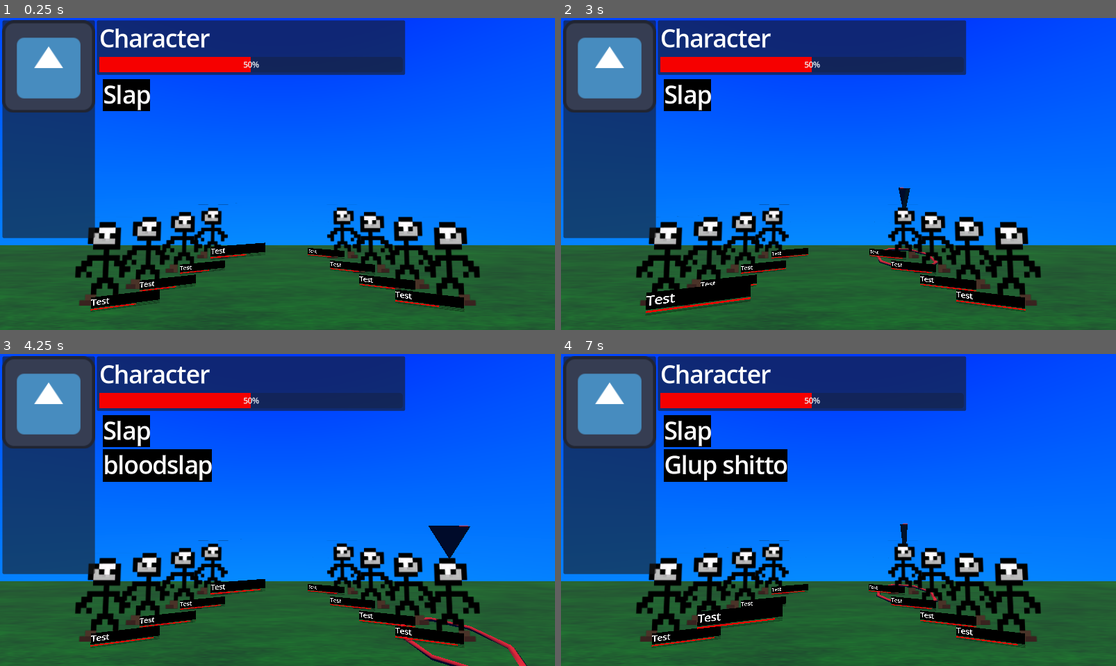
Above: before the commit, frames 1-4 (two rows, left to right).
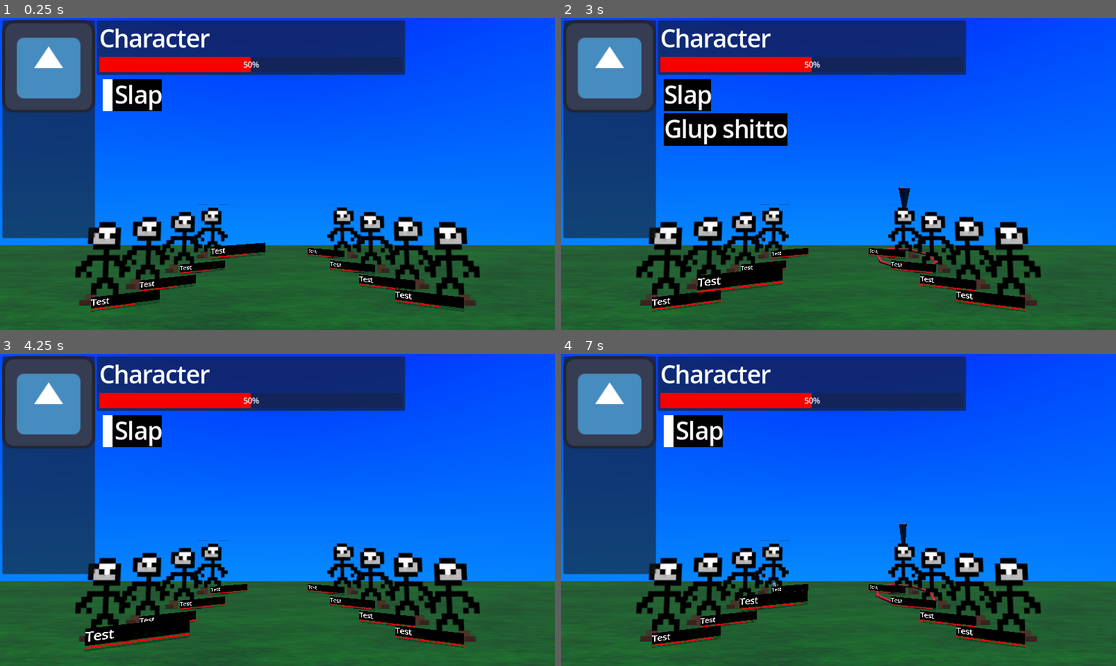
Above: after the commit, the same moments.

Repository: izzyn/MultiplayerCombatDemo
Game: Godot game, scene res://main.tscn
The game is run twice, just before and just after one commit, with the same random seed, the same clock (stepped at 60 frames per second) and the same inputs. The engine's default icon, where the game draws it, is replaced by a stand-in: a white triangle on a blue panel in a dark square.
Inputs:
- Up to frame 1 (0.25 s): no input
- Up to frame 2 (3 s): tap Enter (Confirm) at 0.5, 1.35, 2, 2.85 s; hold Down (NavigateUp) 0.53-1.28 s; hold Enter (Confirm) 0.53-1.28 s; hold Up (NavigateDown) 1.28-2.03 s; hold Enter (Confirm) 2.03-2.78 s; hold Down (NavigateUp) from 2.03 s (still down)
- Up to frame 3 (4.25 s): tap Enter (Confirm) at 3.5 s; release Down (NavigateUp) at 3.53 s; hold Up (NavigateDown) from 3.53 s (still down); hold Enter (Confirm) from 3.53 s (still down); tap Escape (Escape) at 4.15 s
- Up to frame 4 (7 s): release Enter (Confirm) at 4.28 s; tap Enter (Confirm) at 4.35, 5.85, 6.5 s; hold Enter (Confirm) 5.03-5.78 s; release Up (NavigateDown) at 5.78 s; hold Down (NavigateUp) from 5.78 s (still down); hold Enter (Confirm) from 6.53 s (still down)

The runs differ from the first frame. In frame 1, 0.6% of the frame differs, in the area x 18-30%, y 19-30%; in frame 2, 3.6%; in frame 3, 4.6%, in the area x 15-95%, y 19-100%; in frame 4, 3.9%.

Commit message:
fixed a TON of ui bugs, there are bound to be somne left, please report :)

Diff:
--- a/CharacterSprite.gd
+++ b/CharacterSprite.gd
@@ -42,7 +42,20 @@
 pass
 
 func attack_target_defocused():
+	print("Defocused")
 	moving_selection.visible = false
+	pass
+
+func attack_index_changed(old : int, new_index : int):
+	var ui_info = get_parent().get_parent().get_node("CanvasLayer/CharacterInfo")
+	var container1 = ui_info.attack_containers[floor(old / ui_info.attack_container_limit)]
+	for i in container1.get_children():
+		if i.actual_index == old:
+			i.get_node("HBoxContainer/ColorRect").visible = false
+	var container2 = ui_info.attack_containers[floor(old / ui_info.attack_container_limit)]
+	for i in container2.get_children():
+		if i.actual_index == new_index:
+			i.get_node("HBoxContainer/ColorRect").visible = true
 	pass
 
 func character_selected():
@@ -56,8 +69,9 @@
 			instance.visible = false
 			instance.get_node("HBoxContainer/Attack_Name").text = character_agent.data.attacks[attack].name
 			instance.actual_index = attack
+			if attack == 0:
+				instance.get_node("HBoxContainer/ColorRect").visible = true
 			var container = ui_info.attack_containers[floor(attack / ui_info.attack_container_limit)]
-
 			container.add_child(instance)
 			#container.move_child(instance, 0)
 			instance.get_node("AnimationPlayer").play("Appear")
--- a/CombatInputHandler.gd
+++ b/CombatInputHandler.gd
@@ -38,8 +38,12 @@
 
 var attack_index : int:
 	set(value):
+		var old = attack_index
+		attack_index = value
 		if value == attack_index:
 			pass
+		if inputting_character and inputting_character.linked_sprite:
+			inputting_character.linked_sprite.attack_index_changed(old, value)
 
 var target_index : int
 var character_index : int
@@ -100,21 +104,20 @@
 			if selected_attack.target_filter:
 				possible_targets = selected_attack.target_filter.eval(inputting_character, all_characters)
 			else:
-				possible_targets = all_characters
-			attack_index = 0
+				possible_targets = all_characters.duplicate()
+			print(possible_targets.size())
 			if possible_targets.size() == 0:
 				selected_attack = null
+				pass
+			print(possible_targets.size())
 			focused_target = possible_targets[0]
 		else:
 			selected_character = focused_character
 	if event.is_action_pressed("Escape"):
 		if selected_attack:
 			selected_attack = null
-			for i in selected_targets:
-				if i.linked_sprite:
-					i.linked_sprite.attack_deselected()
-			selected_targets.clear()
-			possible_targets.clear()
+			reset_selections()
+			focused_target = null
 		#elif selected_character:
 			#selected_character = null
 			#attack_index = 0
@@ -126,7 +129,15 @@
 	result.user = inputting_character.duplicate()
 	result.targets = selected_targets.duplicate_deep()
 	input_sent.emit(result)
+	pass
 
+func reset_selections():
+	for i in selected_targets:
+		if i.linked_sprite:
+			i.linked_sprite.attack_deselected()
+			i.linked_sprite.attack_defocused()
+	selected_targets.clear()
+	possible_targets.clear()
 	pass
 
 func request_input(user : CharacterAgent, characters : Array[CharacterAgent]):
@@ -138,15 +149,11 @@
 	var result = await input_sent
 	target_index = 0
 	attack_index = 0
+	focused_target = null
 	focused_character = null
 	selected_attack = null
 	selected_character = null
 	input_requested = false
 	inputting_character = null
-	for i in selected_targets:
-		if i.linked_sprite:
-			i.linked_sprite.attack_deselected()
-			i.linked_sprite.attack_defocused()
-	selected_targets.clear()
-	possible_targets.clear()
+	reset_selections()
 	return result
--- a/UI/CharacterSpriteBase.gd
+++ b/UI/CharacterSpriteBase.gd
@@ -31,7 +31,7 @@
 func attack_target_focus_changed(new_focus : CharacterAgent):
 	pass
 
-func attack_index_changed(new_index : int):
+func attack_index_changed(old_index : int, new_index : int):
 	pass
 
 func attack_defocused():
--- a/character_info_ui.gd
+++ b/character_info_ui.gd
@@ -22,6 +22,11 @@
 var tracked_character : CharacterData
 
 
+@export
+var selected_box : StyleBoxFlat
+@export
+var unselected_box : StyleBoxFlat
+
 func _process(delta: float) -> void:
 	if tracked_character:
 		health_bar.value = 100 * tracked_character.hp.value / tracked_character.hp.default
--- a/main.tscn
+++ b/main.tscn
@@ -443,6 +443,13 @@
 ambient_light_source = 3
 ambient_light_color = Color(0.206035, 0.434083, 1, 1)
 
+[sub_resource type="StyleBoxFlat" id="StyleBoxFlat_ryguw"]
+bg_color = Color(0, 0, 0, 1)
+
+[sub_resource type="StyleBoxFlat" id="StyleBoxFlat_d13ii"]
+bg_color = Color(0, 0, 0, 1)
+border_width_left = 20
+
 [node name="Main" type="Node3D"]
 script = ExtResource("1_efxa6")
 
@@ -571,3 +578,5 @@
 [node name="CharacterInfo" parent="CanvasLayer" instance=ExtResource("17_yaehf")]
 visible = false
 size_flags_vertical = 0
+selected_box = SubResource("StyleBoxFlat_ryguw")
+unselected_box = SubResource("StyleBoxFlat_d13ii")
Not shown: 1 places in main.tscn that only renumber resources
